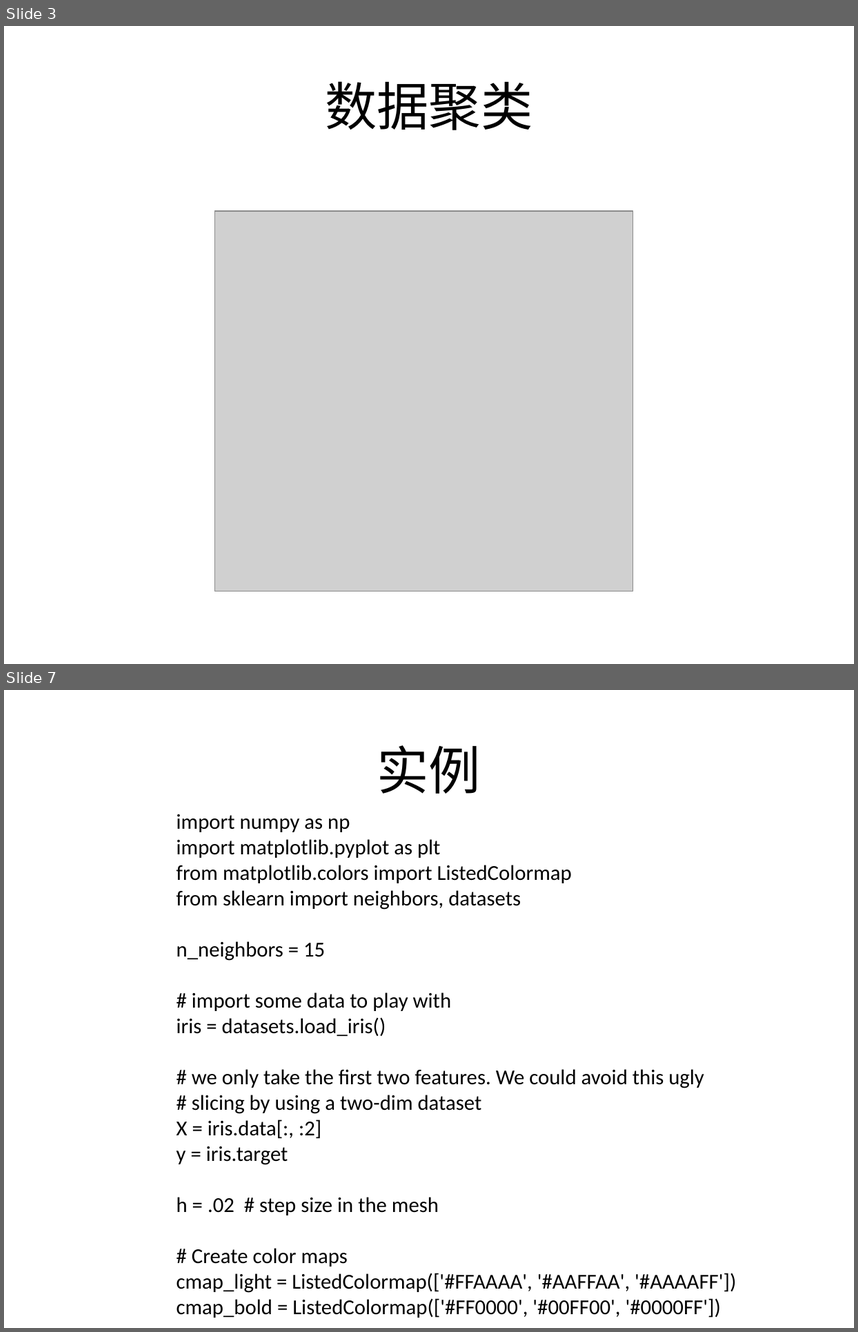
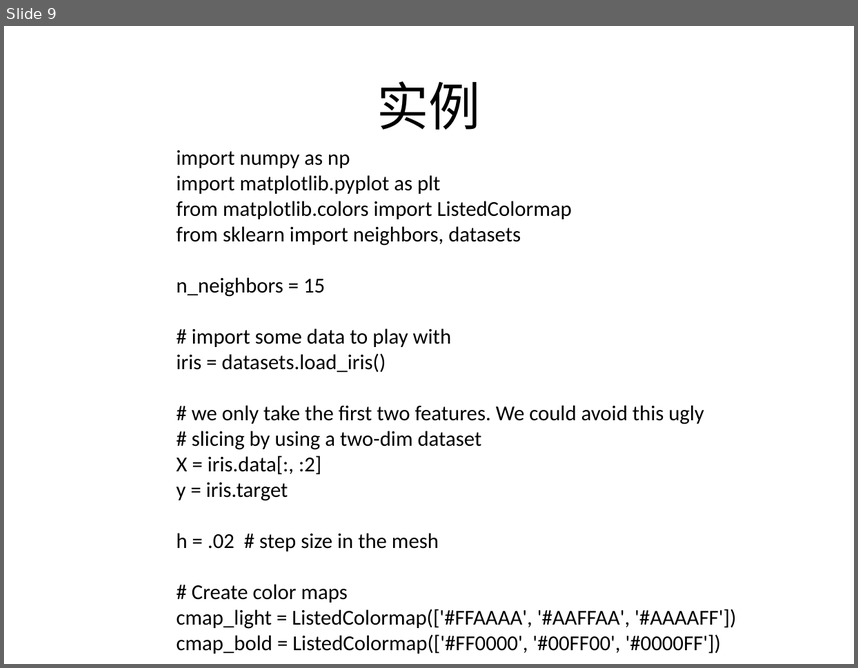
Before and after one commit to BattalionCommander/Python, a slide deck: cls_23聚类算法.pptx. Shown one above the other, each under a label of ours: slides 3 and 7 before the commit, slide 9 after it; the slides between them are not shown. The pictures are 858x1332 and 858x668 pixels, drawn with LibreOffice and Linux fonts; fonts in the diff are those of the drawing; grey boxes stand for pictures; background and template pictures are left out. Boxes give left, top, right and bottom in pixels: in the first picture for what was removed or moved away, otherwise in the second. Text is boxed around its words. In the diff, an @@ line names an element or a change of style, - is before the commit and + after.

```diff
--- a/cls_23聚类算法.pptx
+++ b/cls_23聚类算法.pptx
@@ slide 3 removed at [4,26,854,664], background #FFFFFF @@
@@ title removed at [325,81,533,130] @@
-数据聚类
@@ picture removed at [215,212,633,591] @@
@@ what was slide 7 is now slide 9 @@
```
Also in this commit, not shown: 3 slides changed, 6 slides added, 2 other slides removed, 6 other files.
